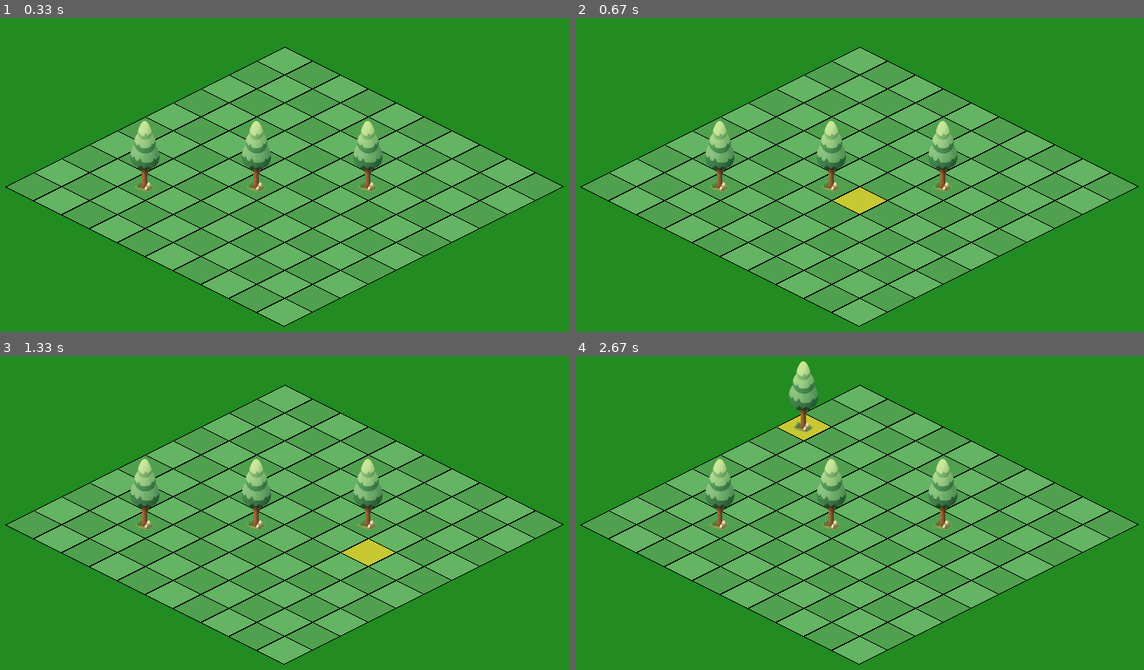
Above: before the commit, frames 1-4 (two rows, left to right).
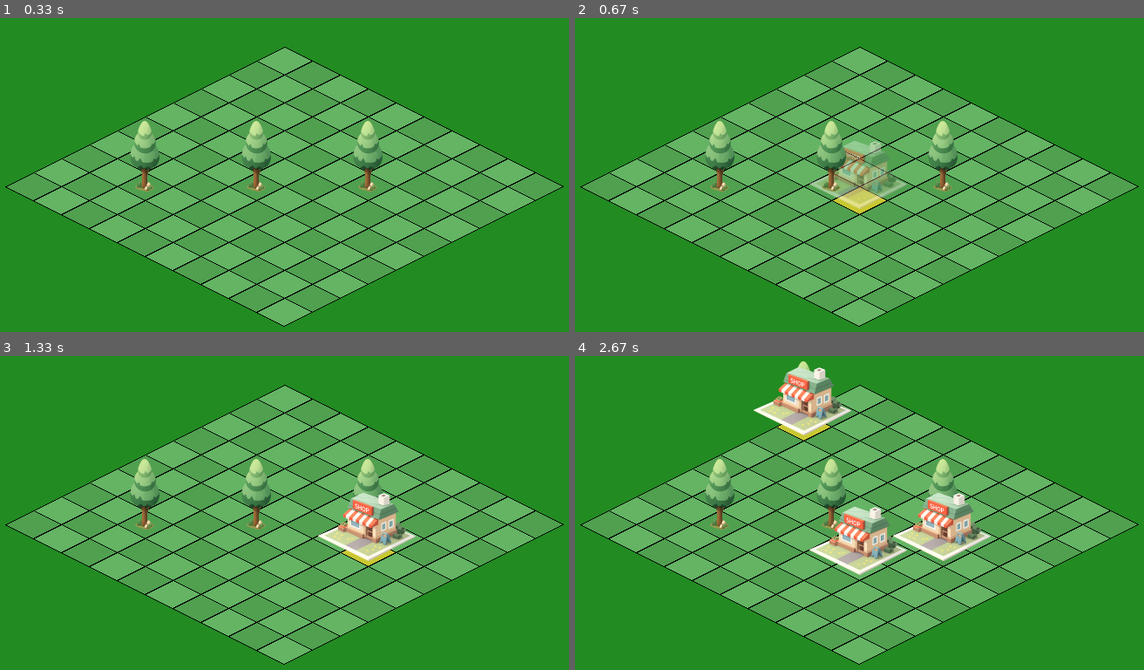
Above: after the commit, the same moments.

Repository: tdimnet/learn-pygame-by-doing
Game: pygame game, started from v2/app.py
Same seed, same stepped clock (60 frames per second), same inputs: the game is played once before the commit and once after it.
Inputs (mouse positions are in pixels of both pictures, inside the frame that each line leads up to):
- Up to frame 1 (0.33 s): no input
- Up to frame 2 (0.67 s): hold S from 0.33 s (still down); move the mouse to (831, 215) at 0.37 s
- Up to frame 3 (1.33 s): release S at 0.8 s; click (352, 644) at 0.88 s; click (364, 575) at 1.22 s
- Up to frame 4 (2.67 s): click (694, 425) at 1.55 s; tap S at 1.9, 2.2 s; click (870, 585) at 1.92 s; tap T at 1.98 s; click (762, 421) at 2.38 s

Frame 1 is identical in both runs. In frame 2, 1.6% of the frame differs, in the area x 41-59%, y 39-61%; in frame 3, 2.0%; in frame 4, 6.0%, in the area x 31-74%, y 3-70%.

Commit message:
We can now add shop buildings

Diff:
--- a/v2/app.py
+++ b/v2/app.py
@@ -15,9 +15,6 @@
 MAIN_BACKGROUND_COLOR = (34, 139, 34)
 TILE_BACKGROUND_COLOR = (0, 100, 0)
 WHITE = (0, 0, 0)
-
-TREE_SPRITE_PATH = "./assets/tree.png"
-HOUSE_SPRITE_PATH = "./assets/house.png"
 
 
 def grid_to_iso(gx: int, gy: int) -> tuple[int, int]:
@@ -79,12 +76,17 @@
 
     placing_tree = False
     placing_house = False
+    placing_shop = False
 
     tree_sprite = pygame.image.load("./assets/tree.png").convert_alpha()
     tree_sprite = pygame.transform.smoothscale(tree_sprite, (64, 128))
 
     house_sprite = pygame.image.load("./assets/house.png").convert_alpha()
     house_sprite = pygame.transform.smoothscale(house_sprite,
+                                                (128, 128))
+
+    shop_sprite = pygame.image.load("./assets/shop.png").convert_alpha()
+    shop_sprite = pygame.transform.smoothscale(shop_sprite,
                                                 (128, 128))
 
     iso_cache = {}
@@ -100,6 +102,8 @@
 
     houses = []
 
+    shops = []
+
 
     running = True
     while running:
@@ -120,6 +124,9 @@
                 if event.key == pygame.K_h:
                     placing_house = not placing_house
 
+                if event.key == pygame.K_s:
+                    placing_shop = not placing_shop
+
             if event.type == pygame.MOUSEBUTTONDOWN and placing_tree:
                 gx, gy = screen_to_grid(mx, my, offset)
 
@@ -133,6 +140,13 @@
                 if 0 <= gx < GRID_WIDTH and 0 <= gy < GRID_HEIGHT:
                     houses.append((gx, gy))
                     placing_house = False
+
+            if event.type == pygame.MOUSEBUTTONDOWN and placing_shop:
+                gx, gy = screen_to_grid(mx, my, offset)
+
+                if 0 <= gx < GRID_WIDTH and 0 <= gy < GRID_HEIGHT:
+                    shops.append((gx, gy))
+                    placing_shop = False
 
         # Idle economy update
 
@@ -184,6 +198,19 @@
                 ghost.set_alpha(120)
                 screen.blit(ghost, ghost_rect)
 
+        if placing_shop:
+            gx, gy = screen_to_grid(mx, my, offset)
+
+            if (gx, gy) in iso_cache:
+                iso_x, iso_y = iso_cache[(gx, gy)]
+                px = iso_x + offset[0]
+                py = iso_y + offset[1] + TILE_HEIGHT
+
+                ghost_rect = shop_sprite.get_rect(midbottom=(px, py))
+                ghost = shop_sprite.copy()
+                ghost.set_alpha(120)
+                screen.blit(ghost, ghost_rect)
+
         for gx, gy in sorted(trees, key=lambda t: t[0] + t[1]):
             iso_x, iso_y = iso_cache[(gx, gy)]
             px = iso_x + offset[0]
@@ -200,6 +227,14 @@
             sprite_rect = house_sprite.get_rect(midbottom=(px, py))
             screen.blit(house_sprite, sprite_rect)
 
+        for gx, gy in sorted(shops, key=lambda t: t[0] + t[1]):
+            iso_x, iso_y = iso_cache[(gx, gy)]
+            px = iso_x + offset[0]
+            py = iso_y + offset[1] + TILE_HEIGHT
+
+            sprite_rect = shop_sprite.get_rect(midbottom=(px, py))
+            screen.blit(shop_sprite, sprite_rect)
+
         pygame.display.flip()
 
     pygame.quit()
Binary file added: v2/assets/shop.png
